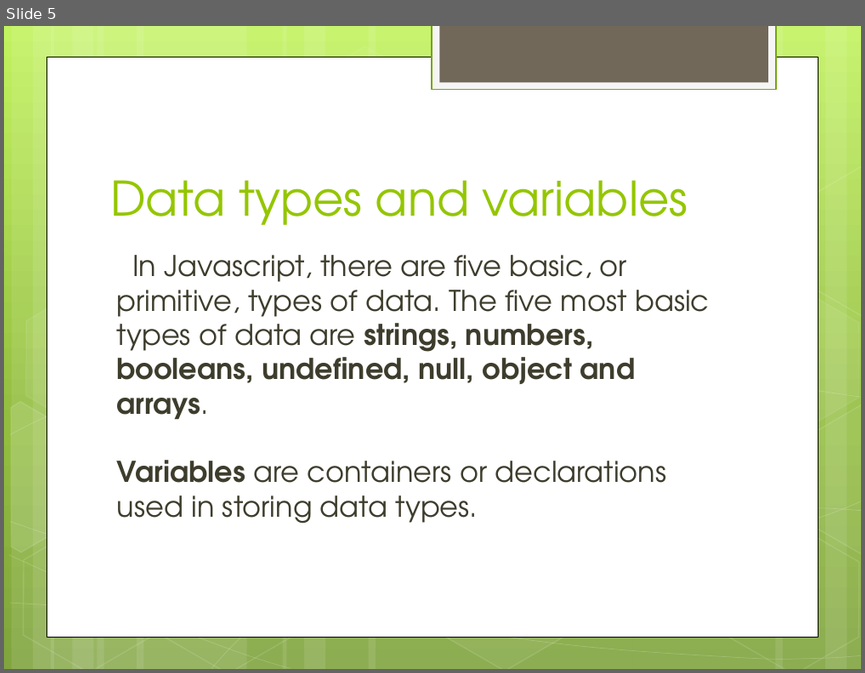
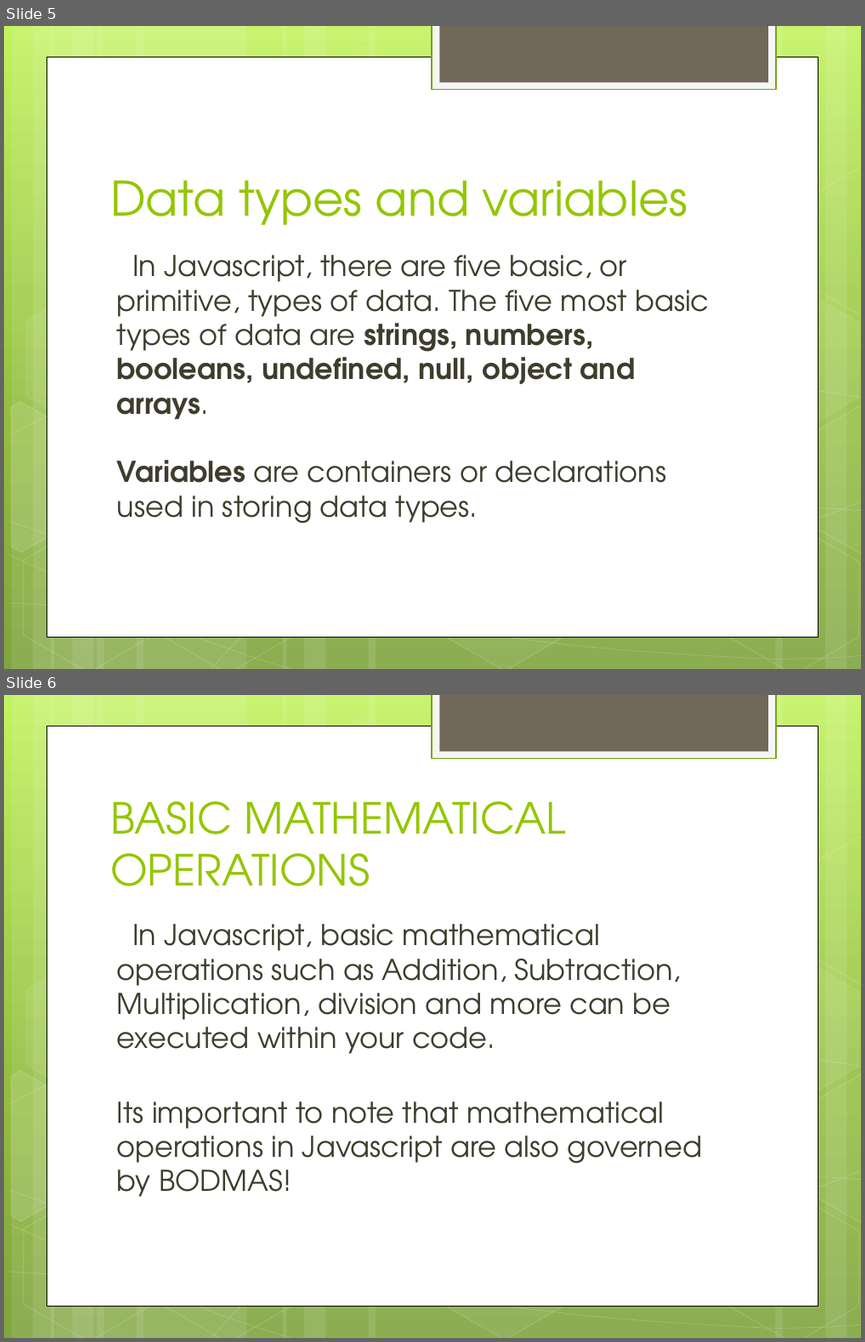
Before and after one commit to Dev-Integral/wdc-js-tutorial, a slide deck: outline_and_powerpoint/Ayoola_js_tutorial.pptx. Shown one above the other, each under a label of ours: slide 5 before the commit, slides 5 and 6 after it. The pictures are 865x673 and 865x1342 pixels, drawn with LibreOffice and Linux fonts; fonts in the diff are those of the drawing. Boxes give left, top, right and bottom in pixels: in the first picture for what was removed or moved away, otherwise in the second. Text is boxed around its words. In the diff, an @@ line names an element or a change of style, - is before the commit and + after.

```diff
--- a/outline_and_powerpoint/Ayoola_js_tutorial.pptx
+++ b/outline_and_powerpoint/Ayoola_js_tutorial.pptx
@@ slide 6 added at bbox=[4, 695, 861, 1338], background gradient #C3F35F to #93BF3F to #81A53E; not listed: 31 template elements that a slide beside it also shows @@
@@ title added at bbox=[110, 801, 566, 886], 36 pt, text #94C600 @@
+BASIC MATHEMATICAL OPERATIONS
@@ text added at bbox=[117, 924, 702, 1197], 24 pt, text #3E3D2D @@
+In Javascript, basic mathematical operations such as Addition, Subtraction, Multiplication, division and more can be executed within your code.
+Its important to note that mathematical operations in Javascript are also governed by BODMAS!
```
Also in this commit, not shown: 1 other slide added, 2 other files.
